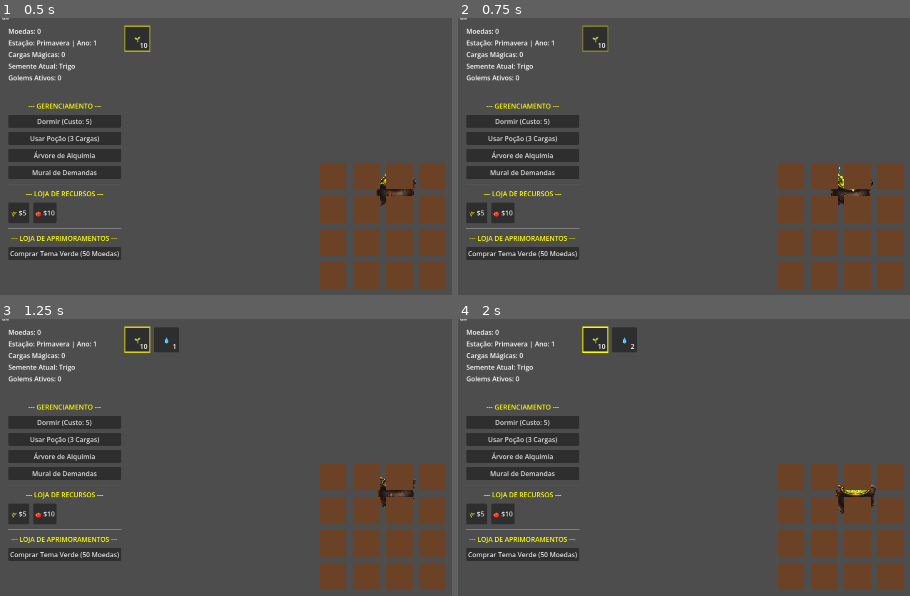
Above: before the commit, frames 1-4 (two rows, left to right).
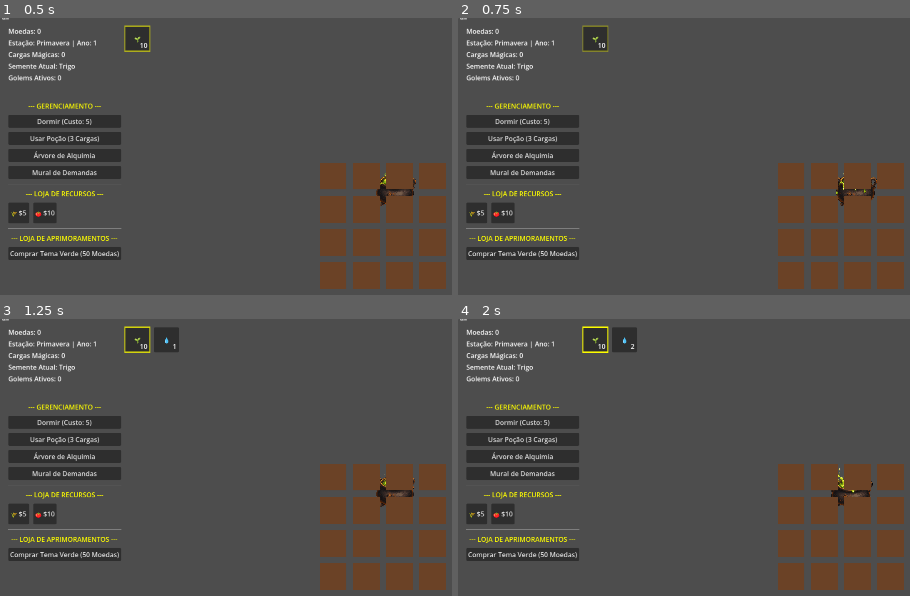
Above: after the commit, the same moments.

Repository: LeandroSatsuki/Cauldron-Crops
Game: Godot game, scene res://Scenes/Main.tscn
Same seed, same stepped clock (60 frames per second), same inputs: the game is played once before the commit and once after it.
Inputs:
- Up to frame 1 (0.5 s): no input
- Up to frame 2 (0.75 s): click "Dormir (Custo: 5)" at 0.5 s
- Up to frame 3 (1.25 s): no input
- Up to frame 4 (2 s): click "Usar Poção (3 Cargas)" at 1.25 s

Frame 1 is identical in both runs. In frame 2, 0.3% of the frame differs, in the area x 82-93%, y 53-68%; in frame 3, 0.1%; in frame 4, 0.3%, in the area x 82-93%, y 53-71%.

Commit message:
ajuste de velocidade de animação e liberacao de mouse_filter para inventario

Diff:
--- a/Scenes/Cauldron.tscn
+++ b/Scenes/Cauldron.tscn
@@ -110,7 +110,7 @@
 
 [node name="SpriteCaldeirao" type="AnimatedSprite2D" parent="BaseAnchor"]
 texture_filter = 1
-speed_scale = 0.5
+speed_scale = 0.7
 sprite_frames = SubResource("SpriteFrames_cauldron")
 animation = &"idle"
 autoplay = "idle"
@@ -135,11 +135,13 @@
 anchor_bottom = 1.0
 grow_horizontal = 2
 grow_vertical = 2
+mouse_filter = 1
 
 [node name="PopupUI" type="Panel" parent="PopupLayer/CenterContainer"]
 custom_minimum_size = Vector2(300, 300)
 layout_mode = 2
 z_index = 10
+mouse_filter = 1
 visible = false
 
 [node name="DropSlot1" type="Panel" parent="PopupLayer/CenterContainer/PopupUI"]
--- a/Scripts/Cauldron.gd
+++ b/Scripts/Cauldron.gd
@@ -28,7 +28,7 @@
 
 	# Reset Visual
 	$PopupLayer/CenterContainer/PopupUI.hide()
-	$PopupLayer/CenterContainer/PopupUI.mouse_filter = Control.MOUSE_FILTER_STOP
+	$PopupLayer/CenterContainer/PopupUI.mouse_filter = Control.MOUSE_FILTER_PASS
 
 	# Shader Material
 	material = ShaderMaterial.new()
@@ -42,6 +42,7 @@
 
 func abrir_popup():
 	get_viewport().set_input_as_handled()
+	get_viewport().gui_disable_input = false
 	print("DEBUG: Executando abrir_popup()")
 	$PopupLayer/CenterContainer/PopupUI.visible = true
 	$PopupLayer/CenterContainer/PopupUI.process_mode = Node.PROCESS_MODE_INHERIT
